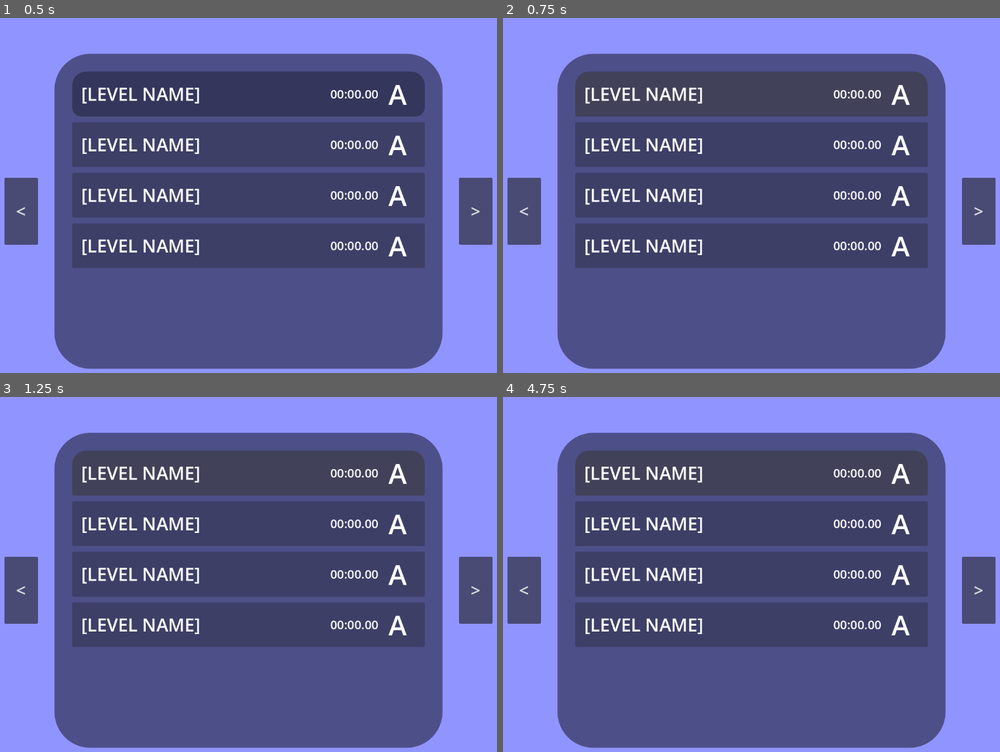
Above: before the commit, frames 1-4 (two rows, left to right).
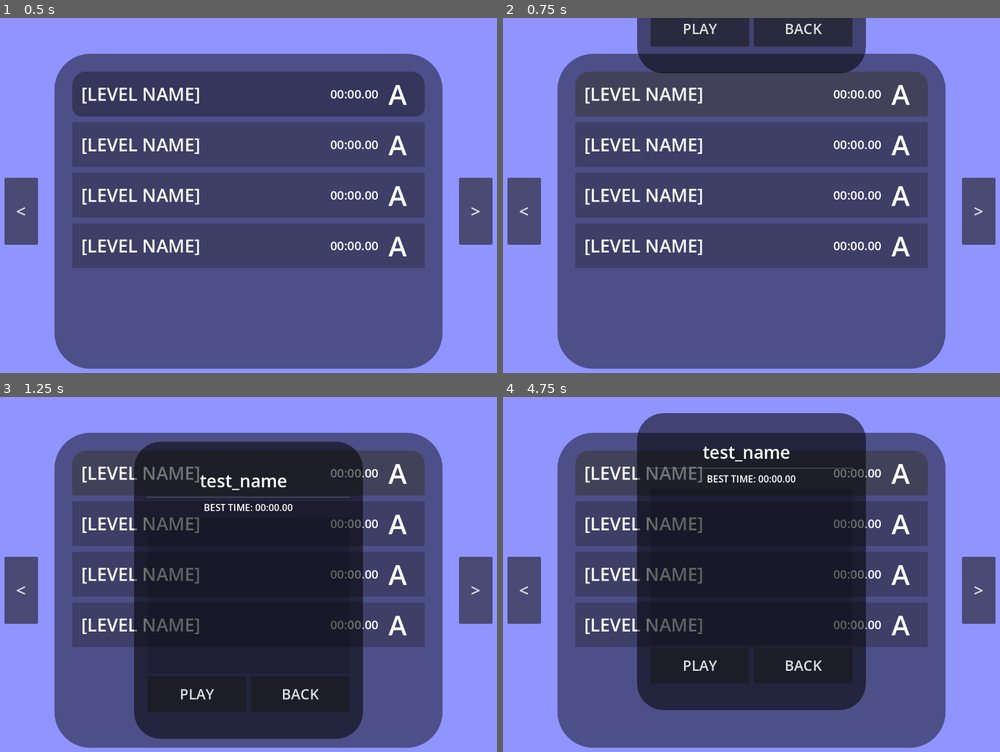
Above: after the commit, the same moments.

Repository: appellatebaton0/roll-full
Game: Godot game, scene res://Scenes/Main.tscn
The game is run twice, just before and just after one commit, with the same random seed, the same clock (stepped at 60 frames per second) and the same inputs.
Inputs (mouse positions are in pixels of both pictures, inside the frame that each line leads up to):
- Up to frame 1 (0.5 s): no input
- Up to frame 2 (0.75 s): click (751, 92) at 0.5 s
- Up to frame 3 (1.25 s): no input
- Up to frame 4 (4.75 s): click (801, 695) at 1.25 s, where only the run after the commit has a clickable "BACK"; click "<" at 2 s; click ">" at 2.75 s; click "<" at 3.5 s; click (751, 471) at 4.25 s

Frame 1 is identical in both runs. In frame 2, 7.0% of the frame differs, in the area x 26-74%, y 0-16%; in frame 3, 38%, in the area x 26-74%, y 12-97%; in frame 4, 38%.

Commit message:
h2.5 - Entries and Bases
Made all the scenes to build up the UI that I'll need for now.

Diff:
--- a/Assets/LevelData/World1/2.tres
+++ b/Assets/LevelData/World1/2.tres
@@ -5,5 +5,6 @@
 
 [resource]
 script = ExtResource("2_1gu1v")
+name = "test_name"
 scene = ExtResource("1_pu8tf")
 metadata/_custom_type_script = "uid://dmqr6mq2bgy3k"
--- a/Assets/LevelData/World1/A.tres
+++ b/Assets/LevelData/World1/A.tres
@@ -5,5 +5,6 @@
 
 [resource]
 script = ExtResource("2_x84h0")
+name = "asd"
 scene = ExtResource("1_0ku5c")
 metadata/_custom_type_script = "uid://dmqr6mq2bgy3k"
--- a/Scenes/Main.tscn
+++ b/Scenes/Main.tscn
@@ -3,17 +3,158 @@
 [ext_resource type="Script" uid="uid://c83wkaljnc28x" path="res://Scripts/AnimationButton.gd" id="1_idj7w"]
 [ext_resource type="Script" uid="uid://cvard1071wlfx" path="res://Scripts/LevelPickHandler.gd" id="1_kln2b"]
 [ext_resource type="Script" uid="uid://ba1qawjs4v33e" path="res://Scripts/MainAnimator.gd" id="1_r150o"]
+[ext_resource type="Script" uid="uid://c7vjkatrvoyap" path="res://Scripts/LevelPopup.gd" id="2_rgh2o"]
+
+[sub_resource type="StyleBoxFlat" id="StyleBoxFlat_pbw6q"]
+bg_color = Color(0, 0, 0, 0.54901963)
+corner_radius_top_left = 60
+corner_radius_top_right = 60
+corner_radius_bottom_right = 60
+corner_radius_bottom_left = 60
+
+[sub_resource type="StyleBoxFlat" id="StyleBoxFlat_v1gob"]
+bg_color = Color(0, 0, 0, 0.14117648)
+
+[sub_resource type="Animation" id="Animation_pbw6q"]
+resource_name = "ClosePopup"
+length = 0.5
+tracks/0/type = "value"
+tracks/0/imported = false
+tracks/0/enabled = true
+tracks/0/path = NodePath("LevelPopup:position")
+tracks/0/interp = 2
+tracks/0/loop_wrap = true
+tracks/0/keys = {
+"times": PackedFloat32Array(0, 0.5),
+"transitions": PackedFloat32Array(1, 1),
+"update": 0,
+"values": [Vector2(0, 0), Vector2(0, -864)]
+}
+tracks/1/type = "value"
+tracks/1/imported = false
+tracks/1/enabled = true
+tracks/1/path = NodePath("LevelPopup:focused")
+tracks/1/interp = 1
+tracks/1/loop_wrap = true
+tracks/1/keys = {
+"times": PackedFloat32Array(0),
+"transitions": PackedFloat32Array(1),
+"update": 1,
+"values": [false]
+}
+tracks/2/type = "value"
+tracks/2/imported = false
+tracks/2/enabled = true
+tracks/2/path = NodePath(".:focused")
+tracks/2/interp = 1
+tracks/2/loop_wrap = true
+tracks/2/keys = {
+"times": PackedFloat32Array(0.5),
+"transitions": PackedFloat32Array(1),
+"update": 1,
+"values": [true]
+}
+
+[sub_resource type="Animation" id="Animation_v1gob"]
+resource_name = "OpenPopup"
+length = 0.5
+tracks/0/type = "value"
+tracks/0/imported = false
+tracks/0/enabled = true
+tracks/0/path = NodePath("LevelPopup:position")
+tracks/0/interp = 2
+tracks/0/loop_wrap = true
+tracks/0/keys = {
+"times": PackedFloat32Array(0, 0.5),
+"transitions": PackedFloat32Array(1, 1),
+"update": 0,
+"values": [Vector2(0, -864), Vector2(0, 0)]
+}
+tracks/1/type = "value"
+tracks/1/imported = false
+tracks/1/enabled = true
+tracks/1/path = NodePath(".:focused")
+tracks/1/interp = 1
+tracks/1/loop_wrap = true
+tracks/1/keys = {
+"times": PackedFloat32Array(0),
+"transitions": PackedFloat32Array(1),
+"update": 1,
+"values": [false]
+}
+tracks/2/type = "value"
+tracks/2/imported = false
+tracks/2/enabled = true
+tracks/2/path = NodePath("LevelPopup:focused")
+tracks/2/interp = 1
+tracks/2/loop_wrap = true
+tracks/2/keys = {
+"times": PackedFloat32Array(0.5),
+"transitions": PackedFloat32Array(1),
+"update": 1,
+"values": [true]
+}
+
+[sub_resource type="Animation" id="Animation_jw32o"]
+length = 0.001
+tracks/0/type = "value"
+tracks/0/imported = false
+tracks/0/enabled = true
+tracks/0/path = NodePath("LevelPopup:position")
+tracks/0/interp = 1
+tracks/0/loop_wrap = true
+tracks/0/keys = {
+"times": PackedFloat32Array(0),
+"transitions": PackedFloat32Array(1),
+"update": 0,
+"values": [Vector2(0, -864)]
+}
+tracks/1/type = "value"
+tracks/1/imported = false
+tracks/1/enabled = true
+tracks/1/path = NodePath("LevelPopup:focused")
+tracks/1/interp = 1
+tracks/1/loop_wrap = true
+tracks/1/keys = {
+"times": PackedFloat32Array(0),
+"transitions": PackedFloat32Array(1),
+"update": 1,
+"values": [false]
+}
+tracks/2/type = "value"
+tracks/2/imported = false
+tracks/2/enabled = true
+tracks/2/path = NodePath(".:focused")
+tracks/2/interp = 1
+tracks/2/loop_wrap = true
+tracks/2/keys = {
+"times": PackedFloat32Array(0),
+"transitions": PackedFloat32Array(1),
+"update": 1,
+"values": [true]
+}
+
+[sub_resource type="AnimationLibrary" id="AnimationLibrary_50glp"]
+_data = {
+&"ClosePopup": SubResource("Animation_pbw6q"),
+&"OpenPopup": SubResource("Animation_v1gob"),
+&"RESET": SubResource("Animation_jw32o")
+}
 
 [sub_resource type="Gradient" id="Gradient_idj7w"]
 
 [sub_resource type="GradientTexture2D" id="GradientTexture2D_kln2b"]
 gradient = SubResource("Gradient_idj7w")
 
+[sub_resource type="Animation" id="Animation_50glp"]
+resource_name = "Levels->Game"
+
 [sub_resource type="Animation" id="Animation_rgh2o"]
 resource_name = "Main->Levels"
 
 [sub_resource type="AnimationLibrary" id="AnimationLibrary_pbw6q"]
 _data = {
+&"Levels->Game": SubResource("Animation_50glp"),
 &"Main->Levels": SubResource("Animation_rgh2o")
 }
 
@@ -29,7 +170,7 @@
 grow_horizontal = 2
 grow_vertical = 2
 
-[node name="Levels" type="Control" parent="CanvasLayer/UI" unique_id=1766420214]
+[node name="Levels" type="Control" parent="CanvasLayer/UI" unique_id=1766420214 node_paths=PackedStringArray("animator", "level_popup")]
 layout_mode = 1
 anchors_preset = 15
 anchor_right = 1.0
@@ -38,6 +179,101 @@
 grow_vertical = 2
 script = ExtResource("1_kln2b")
 screen_dir = "res://Scenes/WorldScreens"
+animator = NodePath("AnimationPlayer")
+level_popup = NodePath("LevelPopup")
+
+[node name="LevelPopup" type="MarginContainer" parent="CanvasLayer/UI/Levels" unique_id=1928721524 node_paths=PackedStringArray("animator")]
+layout_mode = 1
+anchors_preset = 15
+anchor_right = 1.0
+anchor_bottom = 1.0
+offset_top = -864.0
+offset_bottom = -864.0
+grow_horizontal = 2
+grow_vertical = 2
+theme_override_constants/margin_left = 320
+theme_override_constants/margin_top = 100
+theme_override_constants/margin_right = 320
+theme_override_constants/margin_bottom = 100
+script = ExtResource("2_rgh2o")
+animator = NodePath("../AnimationPlayer")
+
+[node name="Panel" type="Panel" parent="CanvasLayer/UI/Levels/LevelPopup" unique_id=2010336761]
+layout_mode = 2
+theme_override_styles/panel = SubResource("StyleBoxFlat_pbw6q")
+
+[node name="MarginContainer" type="MarginContainer" parent="CanvasLayer/UI/Levels/LevelPopup/Panel" unique_id=1597998910]
+layout_mode = 1
+anchors_preset = 15
+anchor_right = 1.0
+anchor_bottom = 1.0
+grow_horizontal = 2
+grow_vertical = 2
+theme_override_constants/margin_left = 30
+theme_override_constants/margin_top = 60
+theme_override_constants/margin_right = 30
+theme_override_constants/margin_bottom = 60
+
+[node name="VBoxContainer" type="VBoxContainer" parent="CanvasLayer/UI/Levels/LevelPopup/Panel/MarginContainer" unique_id=1603183209]
+layout_mode = 2
+theme_override_constants/separation = 7
+
+[node name="HBoxContainer" type="HBoxContainer" parent="CanvasLayer/UI/Levels/LevelPopup/Panel/MarginContainer/VBoxContainer" unique_id=285678009]
+layout_mode = 2
+theme_override_constants/separation = 20
+alignment = 1
+
+[node name="LevelName" type="Label" parent="CanvasLayer/UI/Levels/LevelPopup/Panel/MarginContainer/VBoxContainer/HBoxContainer" unique_id=478806576]
+layout_mode = 2
+theme_override_font_sizes/font_size = 39
+text = "[LEVEL NAME]"
+horizontal_alignment = 1
+
+[node name="Rank" type="Label" parent="CanvasLayer/UI/Levels/LevelPopup/Panel/MarginContainer/VBoxContainer/HBoxContainer" unique_id=1166579756]
+layout_mode = 2
+size_flags_vertical = 1
+theme_override_font_sizes/font_size = 36
+text = "A"
+
+[node name="HSeparator" type="HSeparator" parent="CanvasLayer/UI/Levels/LevelPopup/Panel/MarginContainer/VBoxContainer" unique_id=788545920]
+layout_mode = 2
+
+[node name="BestTime" type="Label" parent="CanvasLayer/UI/Levels/LevelPopup/Panel/MarginContainer/VBoxContainer" unique_id=1152537488]
+layout_mode = 2
+theme_override_font_sizes/font_size = 21
+text = "Best Time: 00:00.00"
+horizontal_alignment = 1
+
+[node name="ScrollContainer" type="ScrollContainer" parent="CanvasLayer/UI/Levels/LevelPopup/Panel/MarginContainer/VBoxContainer" unique_id=832974219]
+layout_mode = 2
+size_flags_vertical = 3
+theme_override_styles/panel = SubResource("StyleBoxFlat_v1gob")
+
+[node name="AttemptBox" type="VBoxContainer" parent="CanvasLayer/UI/Levels/LevelPopup/Panel/MarginContainer/VBoxContainer/ScrollContainer" unique_id=1670891420]
+layout_mode = 2
+size_flags_horizontal = 3
+size_flags_vertical = 3
+
+[node name="HBoxContainer2" type="HBoxContainer" parent="CanvasLayer/UI/Levels/LevelPopup/Panel/MarginContainer/VBoxContainer" unique_id=1549215641]
+layout_mode = 2
+theme_override_constants/separation = 10
+
+[node name="PlayButton" type="Button" parent="CanvasLayer/UI/Levels/LevelPopup/Panel/MarginContainer/VBoxContainer/HBoxContainer2" unique_id=1154570476]
+custom_minimum_size = Vector2(0, 80)
+layout_mode = 2
+size_flags_horizontal = 3
+theme_override_font_sizes/font_size = 32
+text = "PLAY"
+
+[node name="BackButton" type="Button" parent="CanvasLayer/UI/Levels/LevelPopup/Panel/MarginContainer/VBoxContainer/HBoxContainer2" unique_id=1089395300]
+custom_minimum_size = Vector2(0, 80)
+layout_mode = 2
+size_flags_horizontal = 3
+theme_override_font_sizes/font_size = 32
+text = "BACK"
+
+[node name="AnimationPlayer" type="AnimationPlayer" parent="CanvasLayer/UI/Levels" unique_id=152351141]
+libraries/ = SubResource("AnimationLibrary_50glp")
 
 [node name="MainMenu" type="TextureRect" parent="CanvasLayer/UI" unique_id=1586898699]
 visible = false
--- /dev/null
+++ b/Scenes/UIElements/AttemptEntry.tscn
@@ -0,0 +1,56 @@
+[gd_scene format=3 uid="uid://c83ddqse82epw"]
+
+[ext_resource type="Script" uid="uid://dhhjq4tl05eu2" path="res://Scripts/AttemptEntry.gd" id="1_8va3k"]
+
+[sub_resource type="StyleBoxFlat" id="StyleBoxFlat_e74al"]
+bg_color = Color(0, 0, 0, 0.28627452)
+corner_radius_top_left = 20
+corner_radius_top_right = 20
+corner_radius_bottom_right = 20
+corner_radius_bottom_left = 20
+
+[node name="AttemptEntry" type="Panel" unique_id=364246883]
+custom_minimum_size = Vector2(0, 90)
+offset_right = 619.0
+offset_bottom = 90.0
+size_flags_horizontal = 3
+theme_override_styles/panel = SubResource("StyleBoxFlat_e74al")
+script = ExtResource("1_8va3k")
+
+[node name="MarginContainer" type="MarginContainer" parent="." unique_id=1571701622]
+layout_mode = 1
+anchors_preset = 15
+anchor_right = 1.0
+anchor_bottom = 1.0
+grow_horizontal = 2
+grow_vertical = 2
+theme_override_constants/margin_left = 12
+theme_override_constants/margin_top = 12
+theme_override_constants/margin_right = 12
+theme_override_constants/margin_bottom = 12
+
+[node name="HBoxContainer" type="HBoxContainer" parent="MarginContainer" unique_id=413772236]
+layout_mode = 2
+theme_override_constants/separation = 52
+alignment = 1
+
+[node name="Attempt" type="Label" parent="MarginContainer/HBoxContainer" unique_id=1090532638]
+layout_mode = 2
+theme_override_font_sizes/font_size = 23
+text = "ATTEMPT 001"
+
+[node name="VSeparator" type="VSeparator" parent="MarginContainer/HBoxContainer" unique_id=774188615]
+layout_mode = 2
+
+[node name="Time" type="Label" parent="MarginContainer/HBoxContainer" unique_id=956452491]
+layout_mode = 2
+theme_override_font_sizes/font_size = 23
+text = "TIME: 00:00.00"
+
+[node name="VSeparator2" type="VSeparator" parent="MarginContainer/HBoxContainer" unique_id=1927166197]
+layout_mode = 2
+
+[node name="Rank" type="Label" parent="MarginContainer/HBoxContainer" unique_id=38186395]
+layout_mode = 2
+theme_override_font_sizes/font_size = 45
+text = "A"
--- a/Scenes/LevelEntry.tscn
+++ b/Scenes/UIElements/LevelEntry.tscn
@@ -13,10 +13,10 @@
 [node name="LevelEntry" type="Button" unique_id=959268396]
 custom_minimum_size = Vector2(0, 100)
 offset_right = 645.0
-offset_bottom = 103.0
+offset_bottom = 100.0
 size_flags_horizontal = 3
 theme_override_styles/normal = SubResource("StyleBoxFlat_jxhfk")
-script = ExtResource("1_re8m5")
+script = ExtResource("1_x6mls")
 
 [node name="MarginContainer" type="MarginContainer" parent="." unique_id=1174031395]
 layout_mode = 1
--- a/Scenes/WorldScreens/World1.tscn
+++ b/Scenes/WorldScreens/World1.tscn
@@ -1,5 +1,5 @@
 [gd_scene format=3 uid="uid://bogtpydmpfmc1"]
 
-[ext_resource type="PackedScene" uid="uid://di0wp02kd6uso" path="res://Scenes/BaseWorldScreen.tscn" id="1_sm1cw"]
+[ext_resource type="PackedScene" uid="uid://di0wp02kd6uso" path="res://Scenes/UIElements/BaseWorldScreen.tscn" id="1_sm1cw"]
 
 [node name="World1Screen" unique_id=476064473 instance=ExtResource("1_sm1cw")]
--- /dev/null
+++ b/Scripts/AttemptEntry.gd
@@ -0,0 +1,12 @@
+class_name AttemptEntry extends Panel
+## Shows information about a single attempt.
+
+@onready var attempt_lab := $MarginContainer/HBoxContainer/Attempt
+@onready var time_lab    := $MarginContainer/HBoxContainer/Time
+@onready var rank_lab    := $MarginContainer/HBoxContainer/Rank
+
+func update(data:LevelData, index:int):
+
+	attempt_lab.text = "ATTEMPT " + Global.digitize(index, 3)
+	time_lab.text    = "TIME: " + Global.seconds_as_timer(data.times[index])
+	rank_lab.text    = data._get_ranking(data.times[index])
--- a/Scripts/Global.gd
+++ b/Scripts/Global.gd
@@ -6,3 +6,27 @@
 ## -- PROGRESSION -- ##
 
 var world_progression := 0 ## The number of worlds completed.
+
+## -- GENERIC -- ##
+
+func seconds_as_timer(amount:float, show_mili := true) -> String:
+
+	var minutes:int = floor(amount / 60)
+	var seconds = int(amount) % 60
+	var milis = int(amount * 100) % 100
+
+	if show_mili:
+		return "%s:%s.%s" % [digitize(minutes, 2),digitize(seconds, 2),digitize(milis, 2)]
+	else:
+		return "%s:%s" % [digitize(minutes, 2),digitize(seconds, 2)]
+
+func digitize(value:int, digits:int) -> String:
+
+	var response := ""
+	var string = str(value)
+
+	for i in range(digits - len(string)):
+		response += "0"
+	response += string
+
+	return response
--- a/Scripts/LevelData.gd
+++ b/Scripts/LevelData.gd
@@ -1,7 +1,9 @@
 class_name LevelData extends Resource
 ## Holds all the reference data for a level.
 
-@export var scene:PackedScene
+@export var name:String ## The name of the level.
+
+@export var scene:PackedScene ## The scene containing this level.
 
 var times:Array[float]: ## Stores time, in seconds
 	set(to):
@@ -12,22 +14,21 @@
 
 		## Update the ranking
 		ranking = _get_ranking()
-var best_time:float
+var best_time:float ## The best time out of times.
 
-enum RANKINGS {S, A, B, C, D, F}
-@export var ranking_minimums:Dictionary[RANKINGS, float] = {
+enum RANKINGS {S, A, B, C, D}
+@export var ranking_maximums:Dictionary[RANKINGS, float] = {
 	RANKINGS.S: 0,
 	RANKINGS.A: 0,
 	RANKINGS.B: 0,
 	RANKINGS.C: 0,
 	RANKINGS.D: 0,
-	RANKINGS.F: 0,
 }
 
-## The letter ranking for this level.
+## The current letter ranking for this level.
 var ranking:String
 
-func _get_best_time():
+func _get_best_time() -> float:
 	var best:float = INF
 
 	for time in times:
@@ -36,17 +37,18 @@
 
 	return best
 
-func _get_ranking():
-	var current_min := 0.0
+func _get_ranking(for_time := best_time) -> String:
+	var current_max := 0.0
 
 	for rank in RANKINGS:
-		current_min = ranking_minimums[rank]
+		current_max = ranking_maximums[rank]
 
-		if best_time <= current_min:
+		if for_time <= current_max:
 			match rank: # Return as single-character
-				RANKINGS.F: return "F"
 				RANKINGS.D: return "D"
 				RANKINGS.C: return "C"
 				RANKINGS.B: return "B"
 				RANKINGS.A: return "A"
 				RANKINGS.S: return "S"
+
+	return "F"
--- a/Scripts/LevelPickHandler.gd
+++ b/Scripts/LevelPickHandler.gd
@@ -10,12 +10,26 @@
 
 @export var current_index := 0
 
+@export var animator:AnimationPlayer
+@export var level_popup:LevelPopup
+
 func _ready() -> void:
 	for scene in screen_scenes:
 		var new:WorldScreen = scene.instantiate()
 
-		print(new)
 		add_child(new)
+		move_child(new, 0)
+
+		screens.append(new)
+
+		new.request_popup.connect(_on_popup_request)
+
+func _on_popup_request(with:LevelData) -> void:
+
+	print("!")
+	level_popup.update_with(with)
+	if not animator.is_playing():
+		animator.play("OpenPopup")
 
 func get_screen_scenes() -> Array[PackedScene]:
 
--- /dev/null
+++ b/Scripts/LevelPopup.gd
@@ -0,0 +1,54 @@
+class_name LevelPopup extends MarginContainer
+## Manages the popup that appears when you click on a level.
+
+@onready var best_time_lab  := $Panel/MarginContainer/VBoxContainer/BestTime
+@onready var level_name_lab := $Panel/MarginContainer/VBoxContainer/HBoxContainer/LevelName
+@onready var attempt_box    := $Panel/MarginContainer/VBoxContainer/ScrollContainer/AttemptBox
+@onready var rank_lab       := $Panel/MarginContainer/VBoxContainer/HBoxContainer/Rank
+
+@onready var play_button    := $Panel/MarginContainer/VBoxContainer/HBoxContainer2/PlayButton
+@onready var back_button    := $Panel/MarginContainer/VBoxContainer/HBoxContainer2/BackButton
+
+@export var animator:AnimationPlayer
+@export var focused := false
+
+func _ready() -> void:
+	play_button.pressed.connect(_on_play_pressed)
+	back_button.pressed.connect(_on_back_pressed)
+
+func update_with(data:LevelData):
+
+	best_time_lab.text = "BEST TIME: " + Global.seconds_as_timer(data.best_time)
+
+	level_name_lab.text = data.name
+
+	# Update the attempt entries.
+	var entries := attempt_box.get_children()
+	var attempts = len(data.times)
+	for i in range(len(entries)):
+		var entry = entries[i]
+		if entry is AttemptEntry:
+			if attempts > 0:
+				entry.update(data, i)
+				attempts -= 1
+			else:
+				entry.queue_free()
+
+	for i in range(attempts):
+		var entry:AttemptEntry = preload("res://Scenes/UIElements/AttemptEntry.tscn").instantiate()
+
+		entry.update(data, i + len(entries))
+
+		attempt_box.add_child(entry)
+
+
+
+	rank_lab.text = data.ranking
+
+func _on_play_pressed() -> void:
+	pass
+
+func _on_back_pressed() -> void: if focused:
+
+	if not animator.is_playing():
+		animator.play("ClosePopup")
--- a/Scripts/WorldScreen.gd
+++ b/Scripts/WorldScreen.gd
@@ -1,4 +1,6 @@
 class_name WorldScreen extends TextureRect
+
+signal request_popup(data:LevelData)
 
 ## THe folder the level_data this screen will have on it are stored in.
 ## Turns this file's name into the folder name for the LevelData.
@@ -17,18 +19,21 @@
 
 	## Load all the levels in this world into the level_box.
 	for file in get_level_data():
-		var new := preload("res://Scenes/LevelEntry.tscn").instantiate()
+		var new:LevelEntry = preload("res://Scenes/UIElements/LevelEntry.tscn").instantiate()
 		new.level_data = file
 
 		level_box.add_child(new)
 
+		new.pressed.connect(_on_entry_pressed.bind(new))
+
 	update_progression()
 
-func update_progression():
+func update_progression() -> void:
 	var children := level_box.get_children()
 	for i in range(len(children)): if children[i] is LevelEntry:
 		children[i].locked = i > progression_index
-		print(i, progression_index)
+
+func _on_entry_pressed(entry:LevelEntry) -> void: if not entry.locked: request_popup.emit(entry.level_data)
 
 func get_level_data() -> Array[LevelData]:
 
Renamed: Scenes/BaseWorldScreen.tscn -> Scenes/UIElements/BaseWorldScreen.tscn
Not shown: 1 places in Scenes/UIElements/LevelEntry.tscn that only renumber resources
Not shown, added: Scripts/AttemptEntry.gd.uid
Not shown, added: Scripts/LevelPopup.gd.uid
